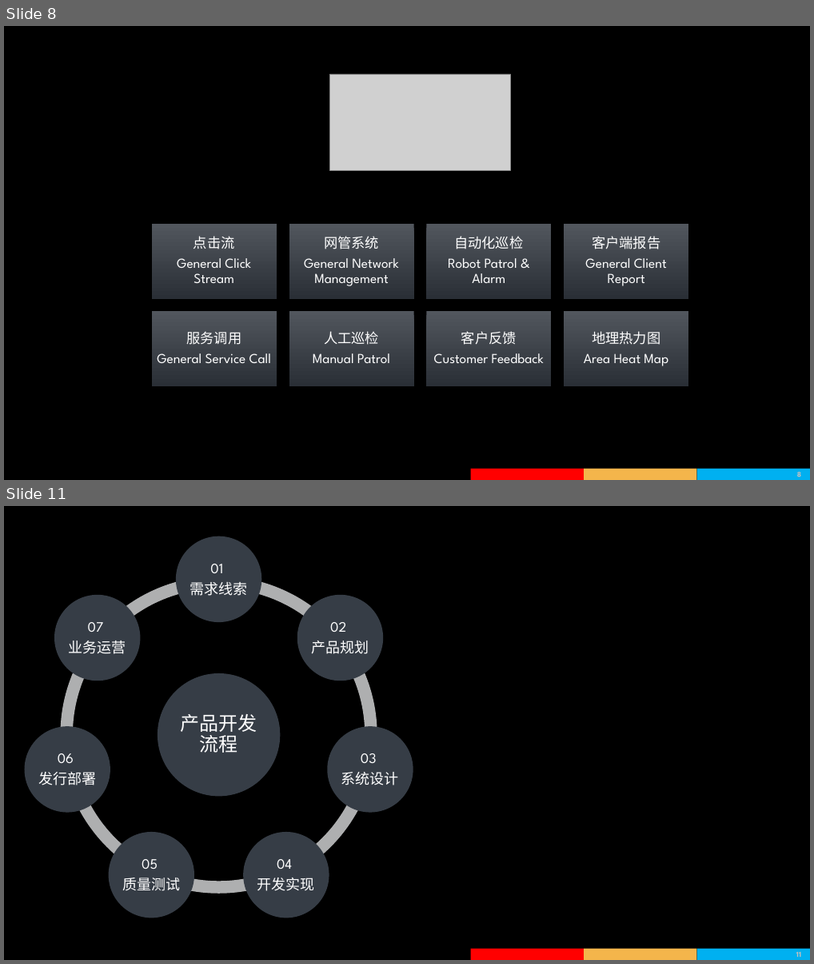
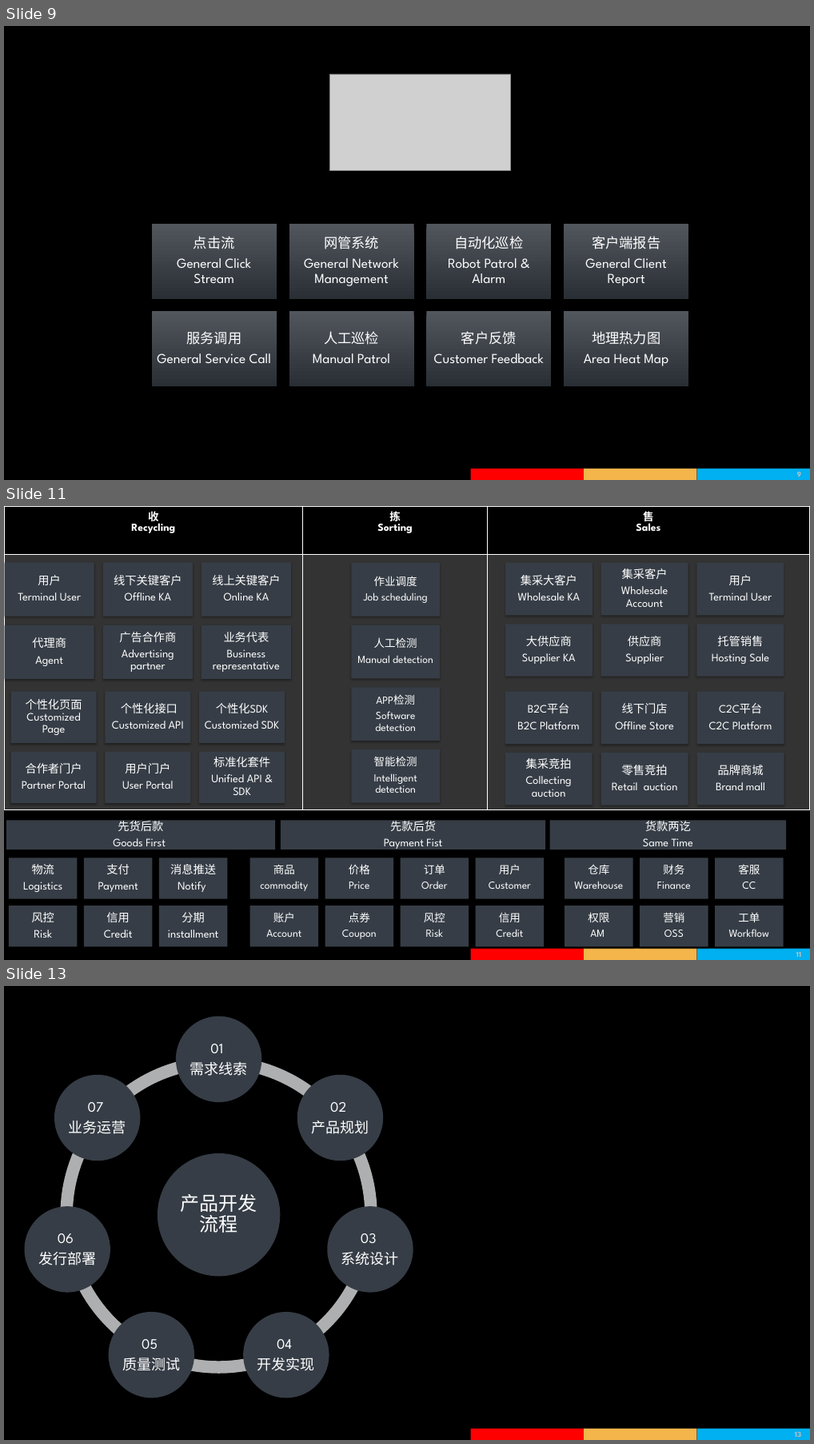
Before and after one commit to wapuboy/ha_how_to, a slide deck: 2018年回收宝高可用在线平台的持续演进.pptx. Shown one above the other, each under a label of ours: slides 8 and 11 before the commit, slides 9, 11 and 13 after it; the slides between them are not shown. The pictures are 814x964 and 814x1444 pixels, drawn with LibreOffice and Linux fonts; fonts in the diff are those of the drawing; grey boxes stand for pictures; background and template pictures are left out. Boxes give left, top, right and bottom in pixels: in the first picture for what was removed or moved away, otherwise in the second. Text is boxed around its words. In the diff, an @@ line names an element or a change of style, - is before the commit and + after.

```diff
--- a/2018年回收宝高可用在线平台的持续演进.pptx
+++ b/2018年回收宝高可用在线平台的持续演进.pptx
@@ slide 11 added at bbox=[4, 506, 810, 960], background picture (left out); not listed: 4 template elements that a slide beside it also shows @@
@@ table added at bbox=[4, 506, 810, 809], 2 rows, 3 columns @@
+收 / Recycling | 拣 / Sorting | 售 / Sales
+ |  | 
@@ group added at bbox=[5, 562, 290, 679]: 6 rectangles, 6 texts @@
+用户
+Terminal User
+线下关键客户
+Offline KA
+线上关键客户
+Online KA
+代理商
+Agent
+广告合作商
+Advertising partner
+业务代表
+Business representative
@@ group added at bbox=[506, 563, 785, 676]: 6 rectangles, 6 texts @@
+集采大客户
+Wholesale KA
+集采客户
+Wholesale Account
+用户
+Terminal User
+大供应商
+Supplier KA
+供应商
+Supplier
+托管销售
+Hosting Sale
@@ group added at bbox=[11, 692, 285, 803]: 6 rectangles, 6 texts @@
+个性化页面Customized Page
+个性化接口
+Customized API
+个性化SDK
+Customized SDK
+合作者门户
+Partner Portal
+用户门户
+User Portal
+标准化套件
+Unified API & SDK
@@ group added at bbox=[351, 563, 440, 802]: 4 rectangles, 4 texts @@
+作业调度
+Job scheduling
+人工检测
+Manual detection
+APP检测
+Software detection
+智能检测
+Intelligent detection
@@ group added at bbox=[505, 692, 785, 805]: 6 rectangles, 6 texts @@
+B2C平台
+B2C Platform
+线下门店
+Offline Store
+C2C平台
+C2C Platform
+集采竞拍
+Collecting auction
+零售竞拍
+Retail auction
+品牌商城
+Brand mall
@@ group added at bbox=[6, 819, 786, 850]: 3 rectangles, 3 texts @@
+先货后款
+Goods First
+先款后货
+Payment Fist
+货款两讫
+Same Time
@@ group added at bbox=[9, 857, 227, 946]: 6 rectangles, 6 texts @@
+物流
+Logistics
+支付
+Payment
+消息推送
+Notify
+风控
+Risk
+信用
+Credit
+分期
+installment
@@ group added at bbox=[250, 857, 544, 946]: 8 rectangles, 8 texts @@
+商品
+commodity
+价格
+Price
+订单
+Order
+用户
+Customer
+账户
+Account
+点券
+Coupon
+风控
+Risk
+信用
+Credit
@@ group added at bbox=[565, 857, 784, 946]: 6 rectangles, 6 texts @@
+仓库
+Warehouse
+财务
+Finance
+客服
+CC
+权限
+AM
+营销
+OSS
+工单
+Workflow
@@ what was slide 8 is now slide 9 @@
@@ what was slide 11 is now slide 13 @@
@@ page number at bbox=[795, 1431, 802, 1436]: text changed @@
-11
+13
```
Also in this commit, not shown: 2 slides changed, 2 other slides added, 1 slide removed.
